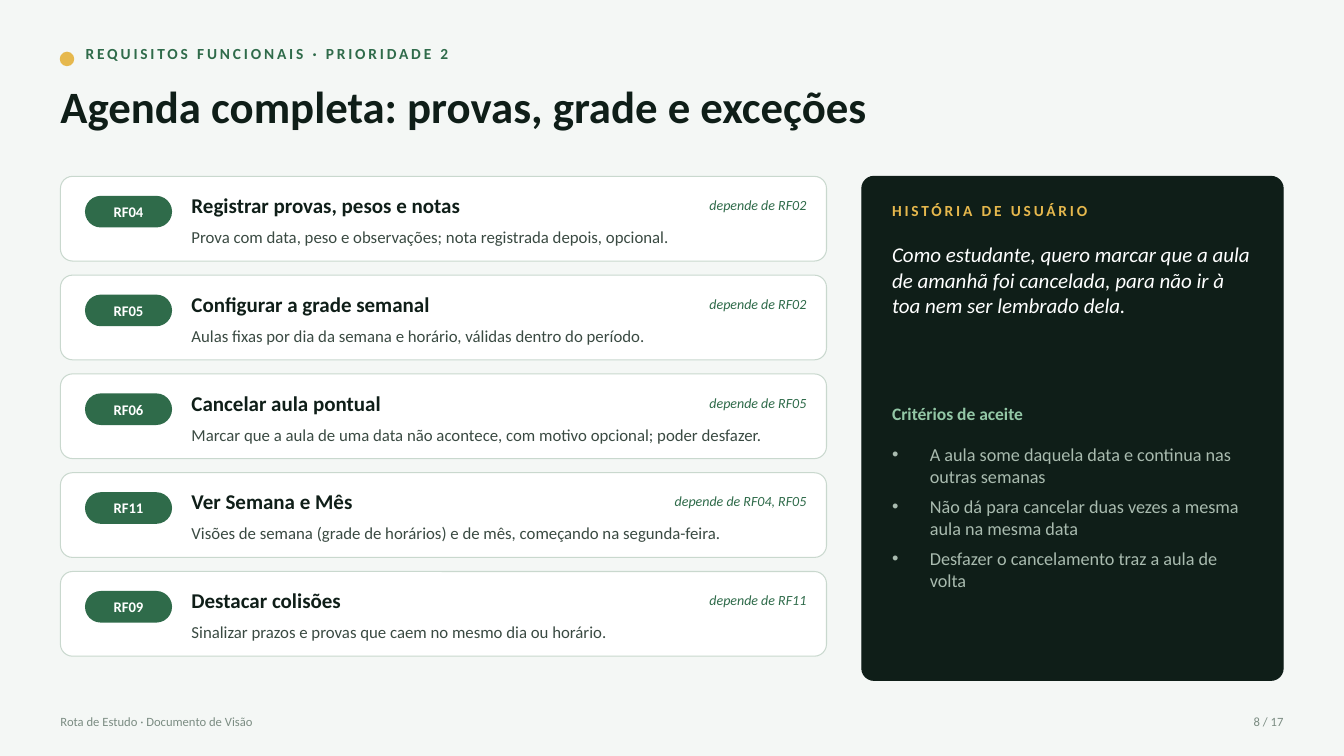
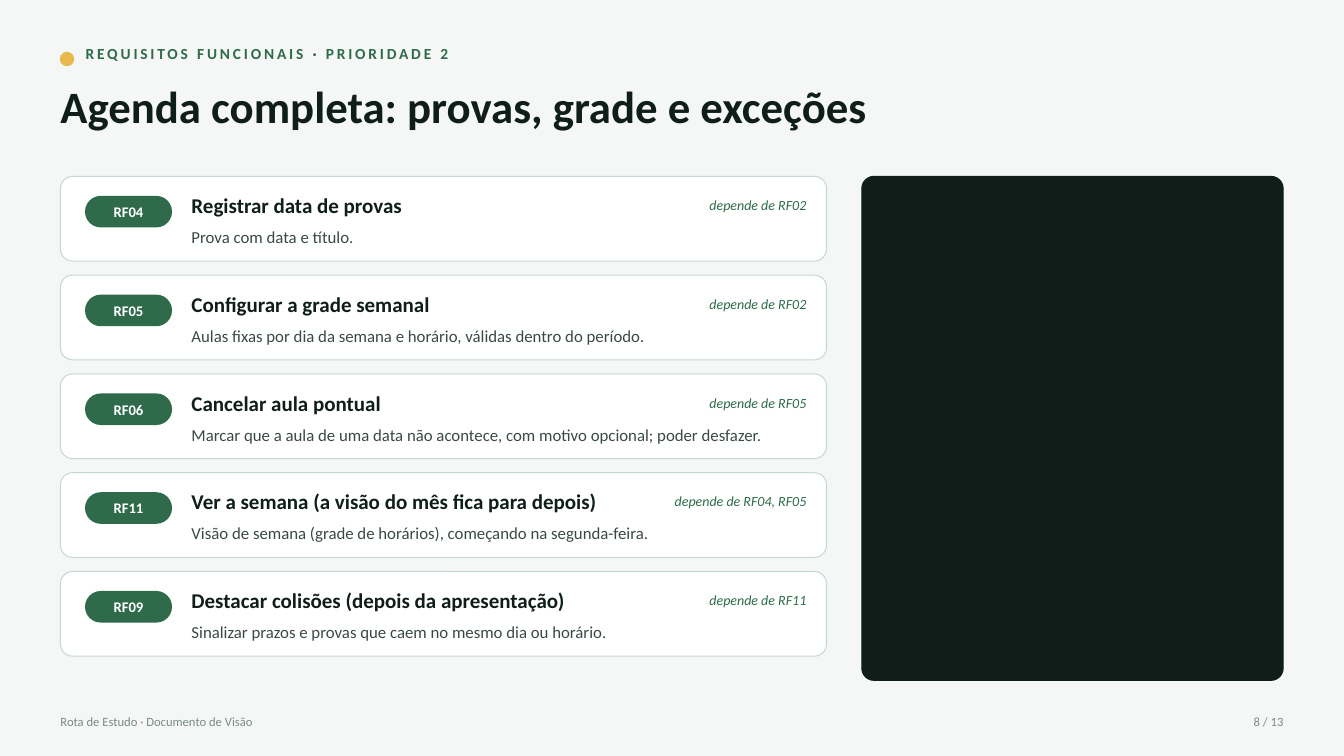
Before and after one commit to rilsonjoas/rural-sala-de-aula, a slide deck: slide 8 of Rota de Estudo - Requisitos e Escopo.pptx. Drawn at 1344x756 pixels with LibreOffice and Linux fonts; fonts in the diff are those of the drawing. Boxes give left, top, right and bottom in pixels: in the first picture for what was removed or moved away, otherwise in the second. Text is boxed around its words. In the diff, an @@ line names an element or a change of style, - is before the commit and + after.

```diff
--- a/Rota de Estudo - Requisitos e Escopo.pptx
+++ b/Rota de Estudo - Requisitos e Escopo.pptx
@@ text at box(191, 198, 402, 217): text changed @@
-Registrar provas, pesos e notas
+Registrar data de provas
@@ text removed at box(892, 203, 1087, 216) @@
-HISTÓRIA DE USUÁRIO
@@ text at box(191, 231, 354, 243): text changed @@
-Prova com data, peso e observações; nota registrada depois, opcional.
+Prova com data e título.
@@ text removed at box(892, 247, 1250, 313) @@
-Como estudante, quero marcar que a aula de amanhã foi cancelada, para não ir à toa nem ser lembrado dela.
@@ text removed at box(892, 407, 1023, 420) @@
-Critérios de aceite
@@ text removed at box(930, 448, 1239, 587) @@
-• A aula some daquela data e continua nas outras semanas
-• Não dá para cancelar duas vezes a mesma aula na mesma data
-• Desfazer o cancelamento traz a aula de volta
@@ text at box(191, 493, 596, 513): text changed @@
-Ver Semana e Mês
+Ver a semana (a visão do mês fica para depois)
@@ text at box(191, 527, 648, 542): text changed @@
-Visões de semana (grade de horários) e de mês, começando na segunda-feira.
+Visão de semana (grade de horários), começando na segunda-feira.
@@ text at box(191, 592, 564, 612): text changed @@
-Destacar colisões
+Destacar colisões (depois da apresentação)
@@ text at box(1254, 717, 1284, 726): text changed @@
-8 / 17
+8 / 13
```
Also in this commit, not shown: 11 other slides changed, 1 slide added, 5 slides removed, 1 other file.
